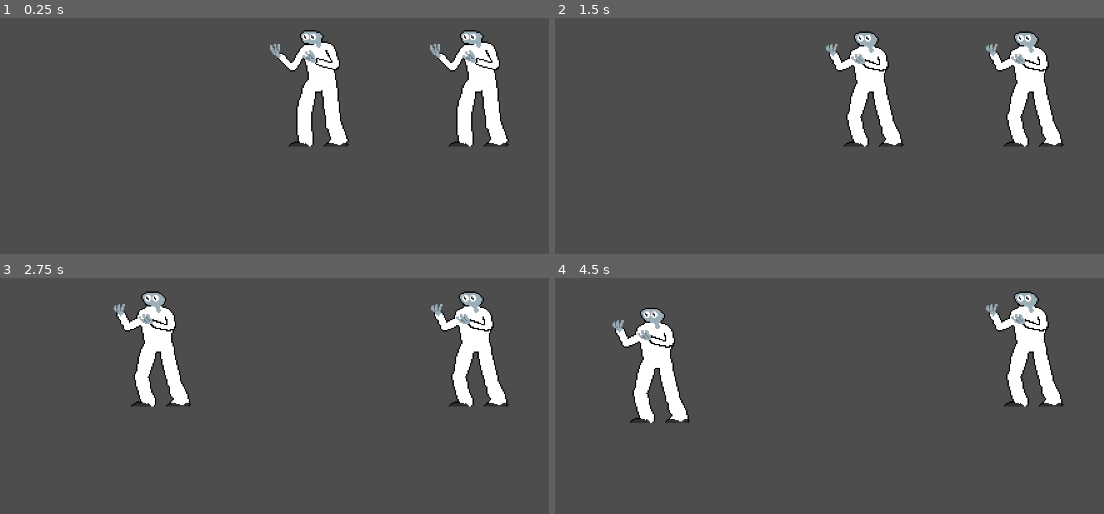
Above: before the commit, frames 1-4 (two rows, left to right).
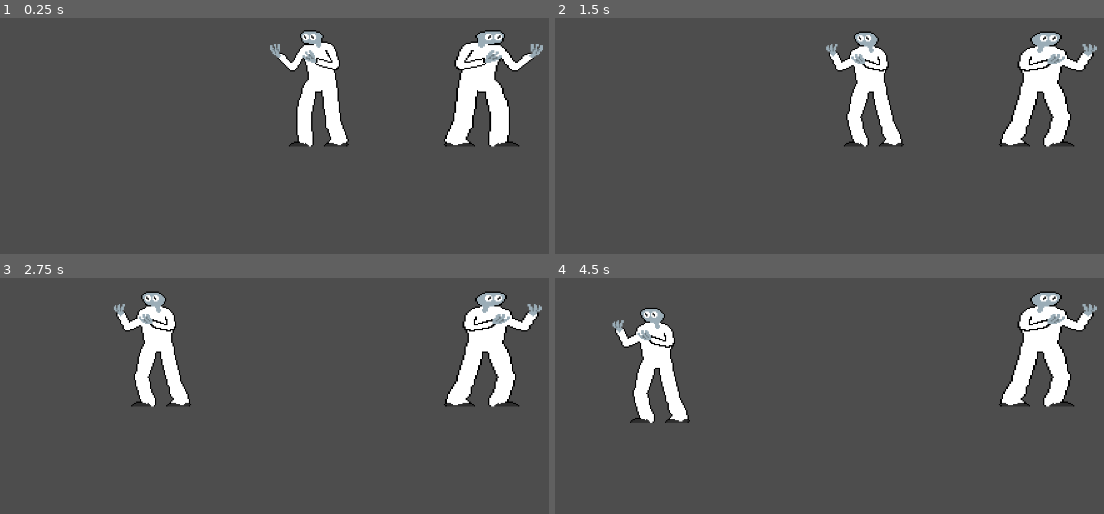
Above: after the commit, the same moments.

Repository: edenmann/class-game-1
Game: Godot game, scene res://Scenes/main.tscn
Two runs of this game, one before a commit and one after it. Both use one fixed random seed, a clock stepped at 60 frames per second and the inputs below.
Inputs:
- Up to frame 1 (0.25 s): no input
- Up to frame 2 (1.5 s): tap Enter at 1.25 s
- Up to frame 3 (2.75 s): hold A (p1_move_left) from 2.03 s (still down)
- Up to frame 4 (4.5 s): release A (p1_move_left) at 2.78 s; tap Space at 4.25 s; hold A (p1_move_left) from 4.28 s (still down)

The runs differ from the first frame. In frame 1, 2.8% of the frame differs, in the area x 78-99%, y 5-55%; in frame 2, 4.0%; in frame 3, 4.0%; in frame 4, 4.0%.
Error after the commit: Invalid access to property or key 'position' on a base object of type 'Nil'. (res://Scripts/main.gd:18)

Commit message:
added more to player sides

Diff:
--- a/Scenes/main.tscn
+++ b/Scenes/main.tscn
@@ -18,3 +18,6 @@
 
 [node name="Player2" parent="." instance=ExtResource("3_2bk0r")]
 position = Vector2(64, -64)
+scale = Vector2(-2.52, 2)
+
+[connection signal="p1_side_changed" from="." to="Player1" method="_on_main_p_1_side_changed"]
--- a/Scripts/main.gd
+++ b/Scripts/main.gd
@@ -14,9 +14,12 @@
 
 
 # pos_dif is x position difference. player 1 position minus player 2 position. used to determine which side the player is on.
+
+var pos_dif = p1.position[0] - p2.position[0]
+
 func player_side(player_num):
 
-	var pos_dif = p1.position[0] - p2.position[0]
+
 
 	if pos_dif <= 0:
 		if player_num == 1:
@@ -34,6 +37,7 @@
 
 
 
+
 # Called every frame. 'delta' is the elapsed time since the previous frame.
 func _process(delta: float) -> void:
-	print("player 1 position:" + str(p1.position[0]))
+	print("player position difference:" + str(pos_dif))
